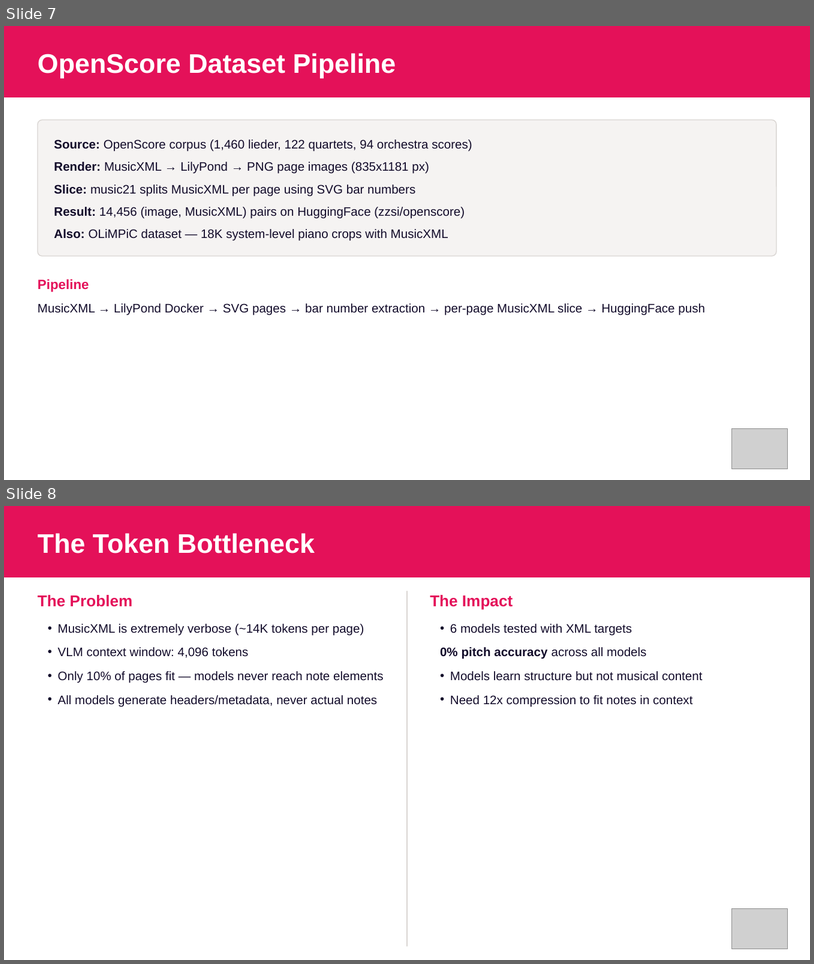
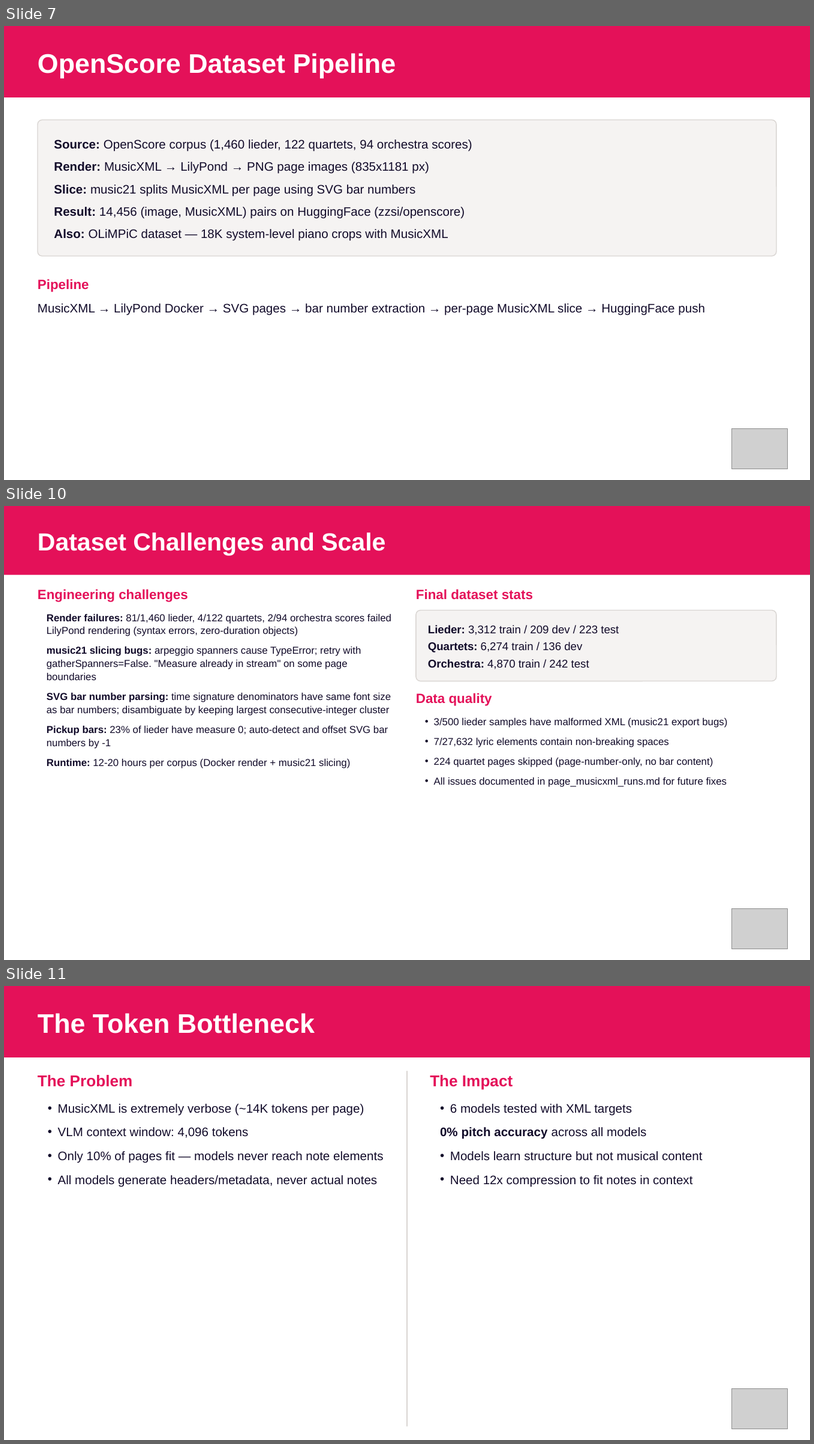
Before and after one commit to kungfuai/CVlization, a slide deck: examples/perception/optical_music_recognition/slides-omr-mxc/omr-mxc-results.pptx. Shown one above the other, each under a label of ours: slides 7 and 8 before the commit, slides 7, 10 and 11 after it; the slides between them are not shown. The pictures are 814x964 and 814x1444 pixels, drawn with LibreOffice and Linux fonts; fonts in the diff are those of the drawing; grey boxes stand for pictures. Boxes give left, top, right and bottom in pixels: in the first picture for what was removed or moved away, otherwise in the second. Text is boxed around its words. In the diff, an @@ line names an element or a change of style, - is before the commit and + after.

Commit message:
Add 3 dataset pipeline slides: creation details, XML vs MXC example, engineering challenges

```diff
--- a/examples/perception/optical_music_recognition/slides-omr-mxc/omr-mxc-results.pptx
+++ b/examples/perception/optical_music_recognition/slides-omr-mxc/omr-mxc-results.pptx
@@ slide 10 added at [4, 506, 810, 960], background #FFFFFF @@
@@ rectangle added at [4, 506, 810, 574], fill #E41159 @@
@@ text added at [38, 532, 386, 555], 22 pt, text #FFFFFF, bold @@
+Dataset Challenges and Scale
@@ text added at [38, 589, 188, 602], 12 pt, text #E41159, bold @@
+Engineering challenges
@@ text added at [416, 589, 533, 600], 12 pt, text #E41159, bold @@
+Final dataset stats
@@ text added at [47, 613, 392, 768], 9 pt, text #110A29 @@
+• Render failures: 81/1,460 lieder, 4/122 quartets, 2/94 orchestra scores failed LilyPond rendering (syntax errors, zero-duration objects)
+• music21 slicing bugs: arpeggio spanners cause TypeError; retry with gatherSpanners=False. "Measure already in stream" on some page boundaries
+• SVG bar number parsing: time signature denominators have same font size as bar numbers; disambiguate by keeping largest consecutive-integer cluster
+• Pickup bars: 23% of lieder have measure 0; auto-detect and offset SVG bar numbers by -1
+• Runtime: 12-20 hours per corpus (Docker render + music21 slicing)
@@ rounded rectangle added at [416, 610, 777, 681], fill #F5F3F2, outline #D9D5D2 0.75 pt @@
@@ text added at [428, 625, 619, 635], 10 pt, text #110A29 @@
+Lieder: 3,312 train / 209 dev / 223 test
@@ text added at [428, 642, 582, 652], 10 pt, text #110A29 @@
+Quartets: 6,274 train / 136 dev
@@ text added at [428, 659, 590, 669], 10 pt, text #110A29 @@
+Orchestra: 4,870 train / 242 test
@@ text added at [416, 693, 492, 706], 12 pt, text #E41159, bold @@
+Data quality
@@ text added at [434, 717, 728, 787], 9 pt, text #110A29 @@
+• 3/500 lieder samples have malformed XML (music21 export bugs)
+• 7/27,632 lyric elements contain non-breaking spaces
+• 224 quartet pages skipped (page-number-only, no bar content)
+• All issues documented in page_musicxml_runs.md for future fixes
@@ picture added at [732, 909, 788, 949] @@
@@ what was slide 8 is now slide 11 @@
```
Also in this commit, not shown: 2 other slides added, 4 other files.
